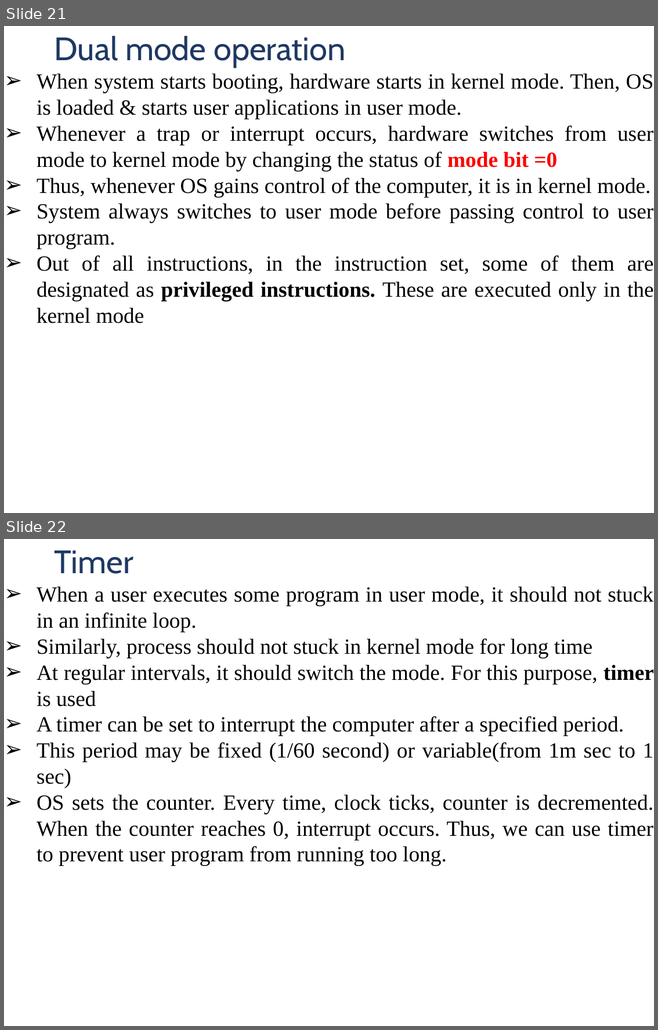
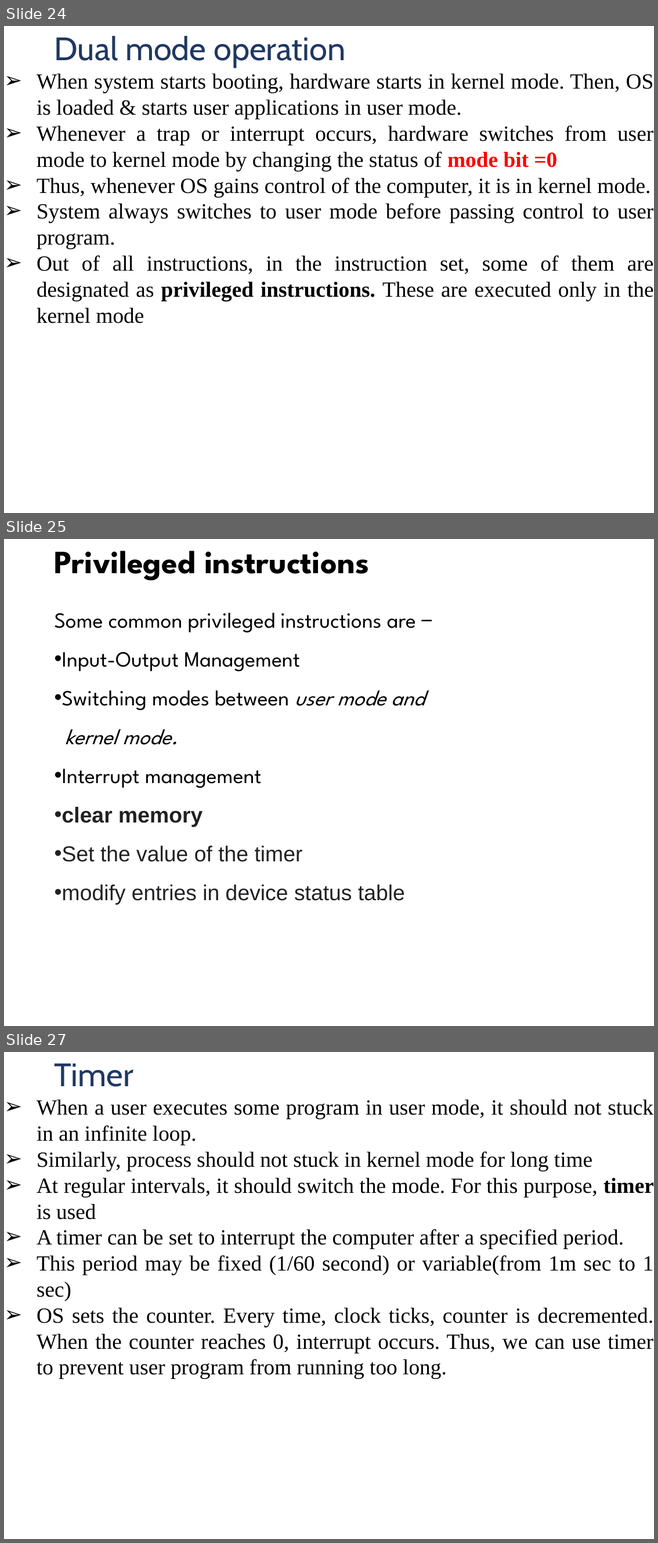
Before and after one commit to arjundontflex/notes.github.io, a slide deck: OS/OS_Module1_2023.pptx. Shown one above the other, each under a label of ours: slides 21 and 22 before the commit, slides 24, 25 and 27 after it; the slides between them are not shown. The pictures are 658x1030 and 658x1543 pixels, drawn with LibreOffice and Linux fonts; fonts in the diff are those of the drawing; background and template pictures are left out. Boxes give left, top, right and bottom in pixels: in the first picture for what was removed or moved away, otherwise in the second. Text is boxed around its words. In the diff, an @@ line names an element or a change of style, - is before the commit and + after.

```diff
--- a/OS/OS_Module1_2023.pptx
+++ b/OS/OS_Module1_2023.pptx
@@ slide 25 added at [4,539,654,1026], background #FFFFFF @@
@@ title added at [54,551,369,581], 36 pt, text #000000, bold @@
+Privileged instructions
@@ text added at [54,613,424,905], 24 pt, text #000000 @@
+Some common privileged instructions are −
+• Input-Output Management
+• Switching modes between user mode and
+kernel mode.
+• Interrupt management
+• clear memory
+• Set the value of the timer
+• modify entries in device status table
@@ what was slide 21 is now slide 24 @@
@@ what was slide 22 is now slide 27 @@
```
Also in this commit, not shown: 11 slides changed, 5 other slides added, 5 other files.
